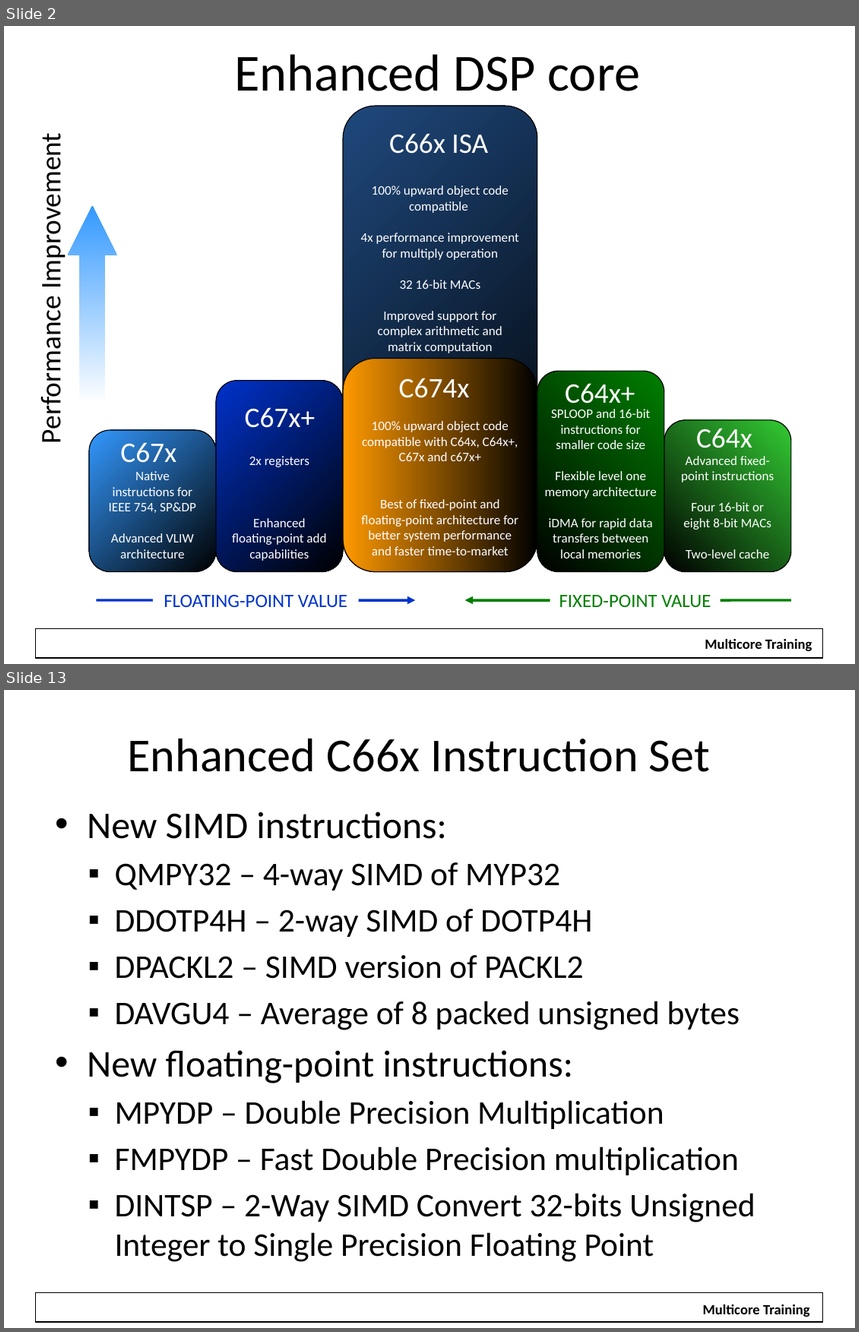
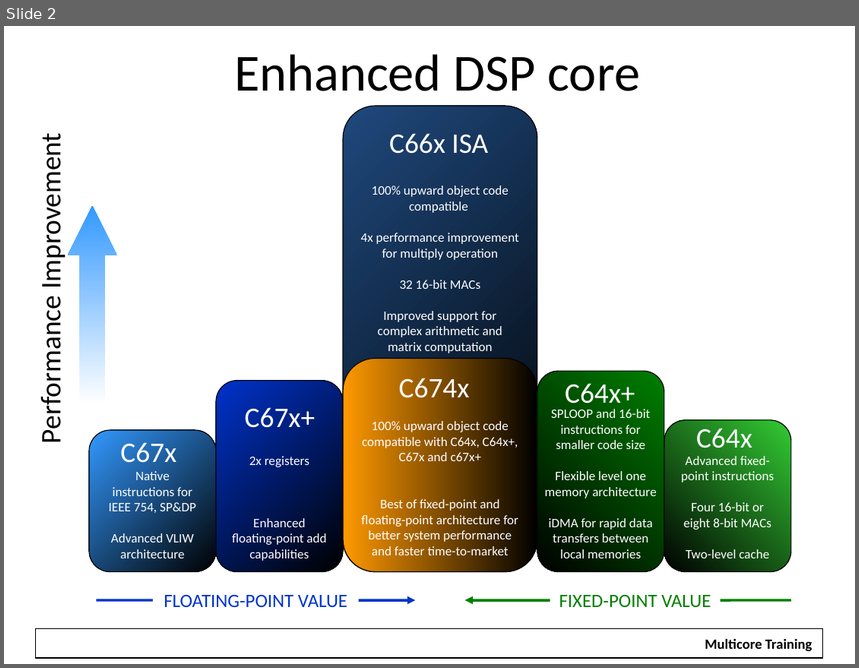
Before and after one commit to hari1989/keystone-workshop, a slide deck: slides/KeyStone Overview.pptx. Shown one above the other, each under a label of ours: slides 2 and 13 before the commit, slide 2 after it; the slides between them are not shown. The pictures are 859x1332 and 859x668 pixels, drawn with LibreOffice and Linux fonts; fonts in the diff are those of the drawing; background and template pictures are left out. Boxes give left, top, right and bottom in pixels: in the first picture for what was removed or moved away, otherwise in the second. Text is boxed around its words. In the diff, an @@ line names an element or a change of style, - is before the commit and + after.

```diff
--- a/slides/KeyStone Overview.pptx
+++ b/slides/KeyStone Overview.pptx
@@ slide 13 removed at <box>4,690,855,1328</box>, background #FFFFFF; not listed: 1 template element that a slide beside it also shows @@
@@ title removed at <box>128,738,710,772</box> @@
-Enhanced C66x Instruction Set
@@ text removed at <box>87,812,756,1262</box> @@
-• New SIMD instructions:
-  ▪ QMPY32 – 4-way SIMD of MYP32
-  ▪ DDOTP4H – 2-way SIMD of DOTP4H
-  ▪ DPACKL2 – SIMD version of PACKL2
-  ▪ DAVGU4 – Average of 8 packed unsigned bytes
-• New floating-point instructions:
-  ▪ MPYDP – Double Precision Multiplication
-  ▪ FMPYDP – Fast Double Precision multiplication
-  ▪ DINTSP – 2-Way SIMD Convert 32-bits Unsigned Integer to Single Precision Floating Point
@@ rectangle removed at <box>693,1297,819,1319</box> @@
-Multicore Training
```
Also in this commit, not shown: 13 other slides removed.
